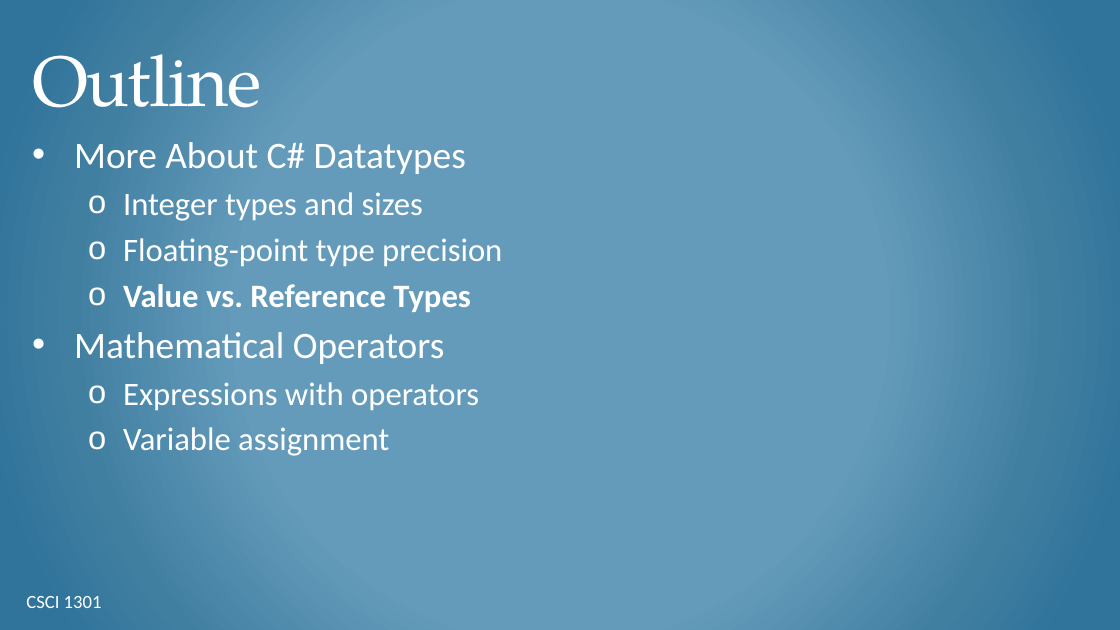
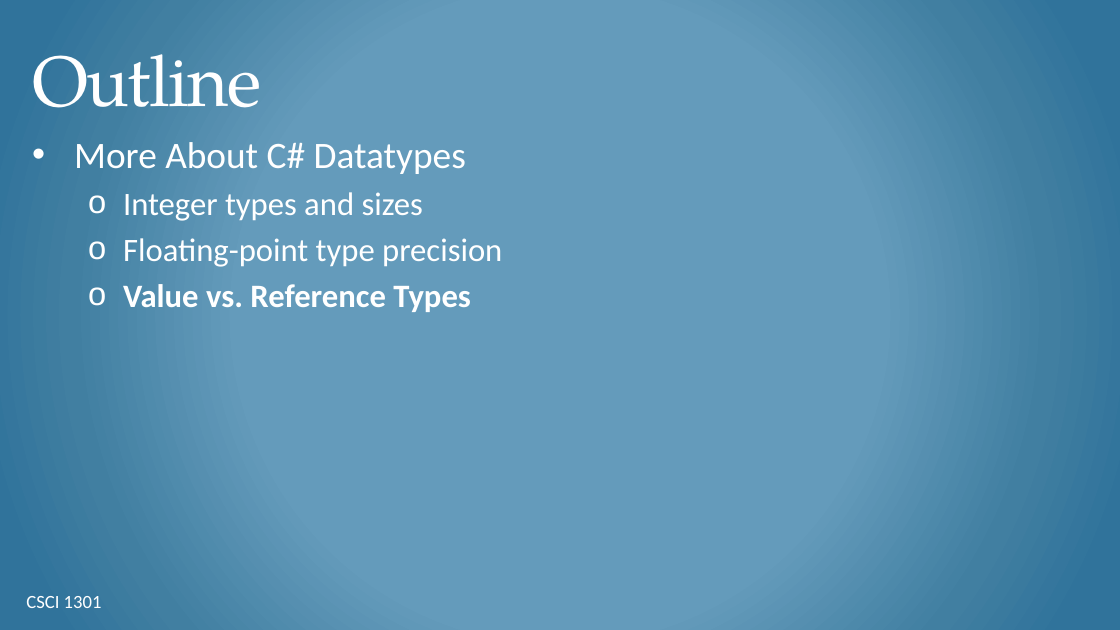
Before and after one commit to csci-1301/csci-1301.github.io, a slide deck: slide 12 of lectures/030_datatypes_and_variables/Datatypes-Variables-Details.pptx (slide 13 before the commit). Drawn at 1120x630 pixels with LibreOffice and Linux fonts; fonts in the diff are those of the drawing; background and template pictures are left out. Boxes give left, top, right and bottom in pixels: in the first picture for what was removed or moved away, otherwise in the second. Text is boxed around its words. In the diff, an @@ line names an element or a change of style, - is before the commit and + after.

```diff
--- a/lectures/030_datatypes_and_variables/Datatypes-Variables-Details.pptx
+++ b/lectures/030_datatypes_and_variables/Datatypes-Variables-Details.pptx
@@ text at box(74, 332, 479, 456): paragraphs removed @@
-• Mathematical Operators
-  o Expressions with operators
-  o Variable assignment
```
Also in this commit, not shown: 4 other slides changed, 5 slides removed, 7 other files.
